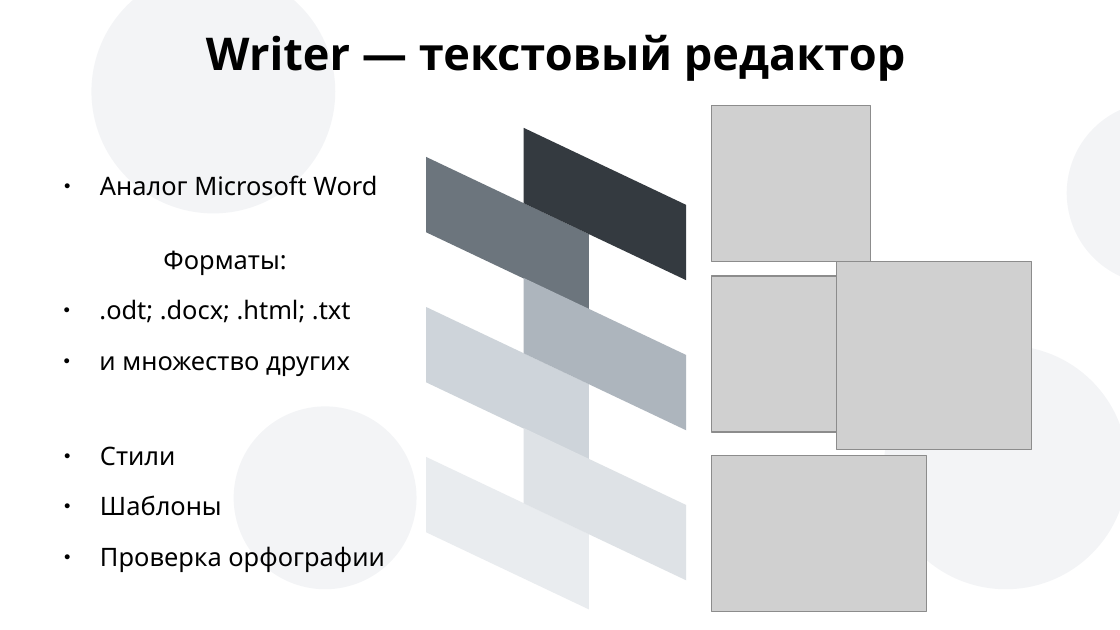
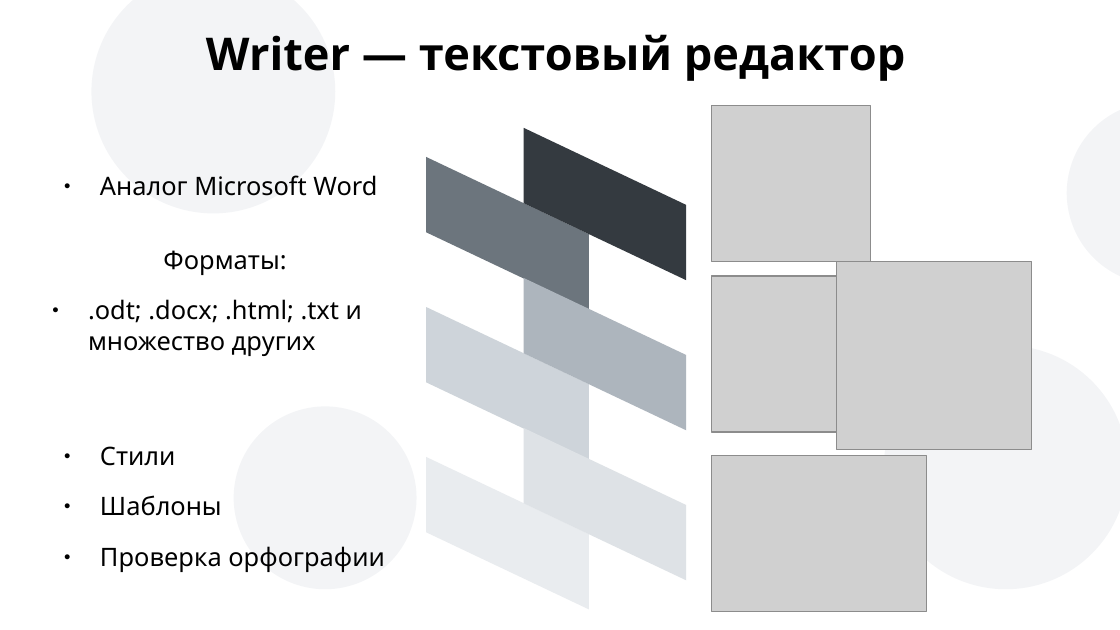
Before and after one commit to Soft-Darkness/digital-fundamentals, a slide deck: slide 4 of documents/Обзор LibreOffice.odp. Drawn at 1120x630 pixels with LibreOffice and Linux fonts; fonts in the diff are those of the drawing; grey boxes stand for pictures. Boxes give left, top, right and bottom in pixels: in the first picture for what was removed or moved away, otherwise in the second. Text is boxed around its words. In the diff, an @@ line names an element or a change of style, - is before the commit and + after.

```diff
--- a/documents/Обзор LibreOffice.odp
+++ b/documents/Обзор LibreOffice.odp
@@ text at (88, 299, 362, 356): text changed @@
-● .odt; .docx; .html; .txt
-● и множество других
+● .odt; .docx; .html; .txt и множество других
```
Also in this commit, not shown: 3 other slides changed, 1 other file.
